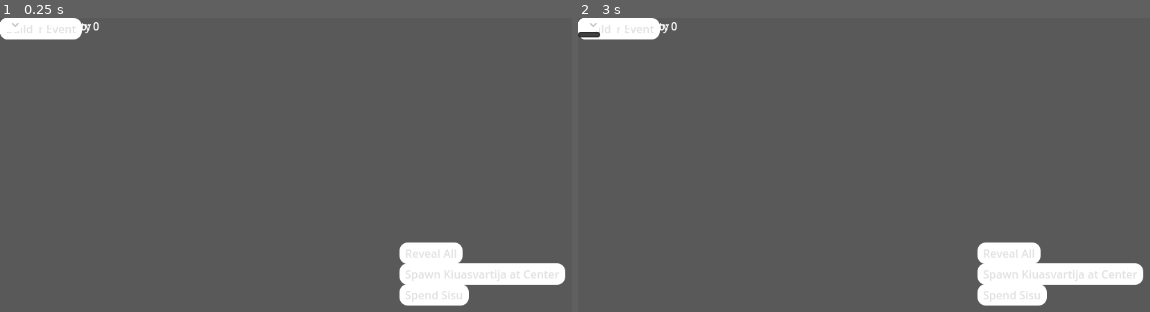
Above: before the commit, frames 1-2 (left to right).
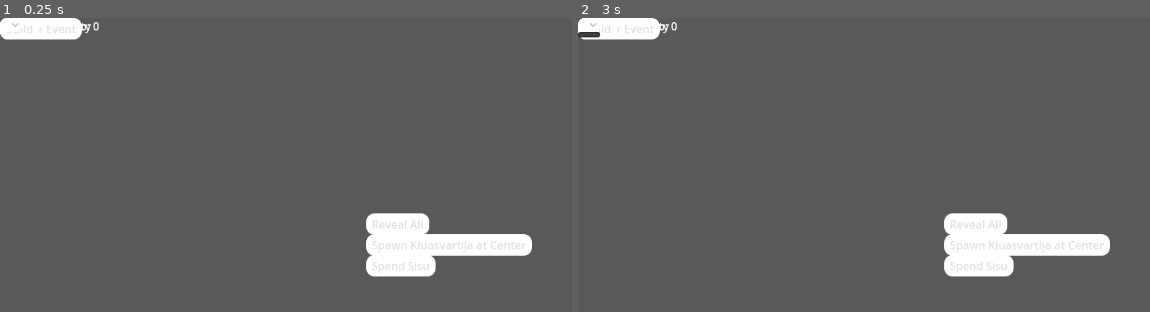
Above: after the commit, the same moments.

Repository: wasab1kastike/finsim_AA-club
Game: Godot game, scene res://scenes/ui/Main.tscn
The game is run twice, just before and just after one commit, with the same random seed, the same clock (stepped at 60 frames per second) and the same inputs.
Inputs (mouse positions are in pixels of both pictures, inside the frame that each line leads up to):
- Up to frame 1 (0.25 s): no input
- Up to frame 2 (3 s): click "Start" at 0.5 s; click "Start" at 1.25 s; click "Use Policy" at 2 s; click (589, 23) at 2.75 s

The runs differ from the first frame. In frame 1, 5.8% of the frame differs, in the area x 63-99%, y 66-98%; in frame 2, 5.8%.
Error before the commit: Parse Error: Could not parse global class "HexMap" from "res://scripts/world/HexMap.gd". (res://scripts/world/World.gd:7)
Error after the commit: Invalid call. Nonexistent function 'get_source_id_list' in base 'TileSet'. (res://scripts/world/HexMap.gd:76)

Commit message:
Fix HexMap integer division syntax

Diff:
--- a/scripts/world/HexMap.gd
+++ b/scripts/world/HexMap.gd
@@ -95,9 +95,9 @@
         img.blit_rect(inner, Rect2i(Vector2i.ZERO, inner.get_size()), Vector2i(12, 12))
         var big := Image.create(size.x, size.y, false, Image.FORMAT_RGBA8)
         big.fill(Color(0, 0, 0, 0))
-        # integer division: center building icon
-        var off_x := (size.x - img.get_width()) // 2
-        var off_y := (size.y - img.get_height()) // 2
+        # center building icon with integer division
+        var off_x := int((size.x - img.get_width()) / 2)
+        var off_y := int((size.y - img.get_height()) / 2)
         var off := Vector2i(off_x, off_y)
         big.blit_rect(img, Rect2i(Vector2i.ZERO, img.get_size()), off)
         var tex := ImageTexture.create_from_image(big)
